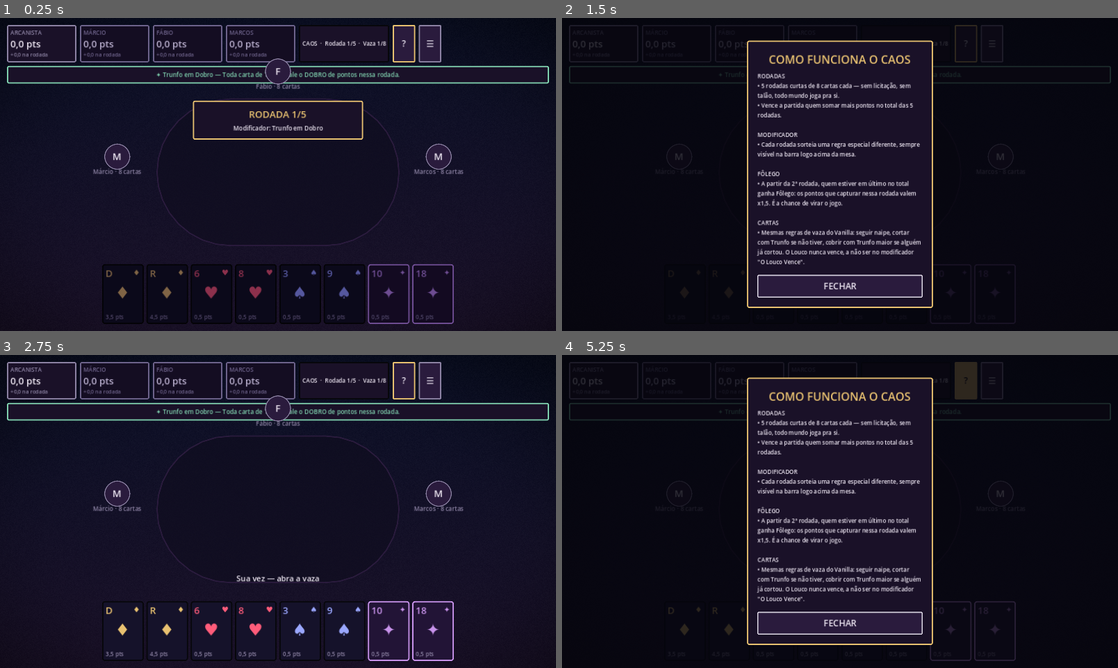
Above: before the commit, frames 1-4 (two rows, left to right).
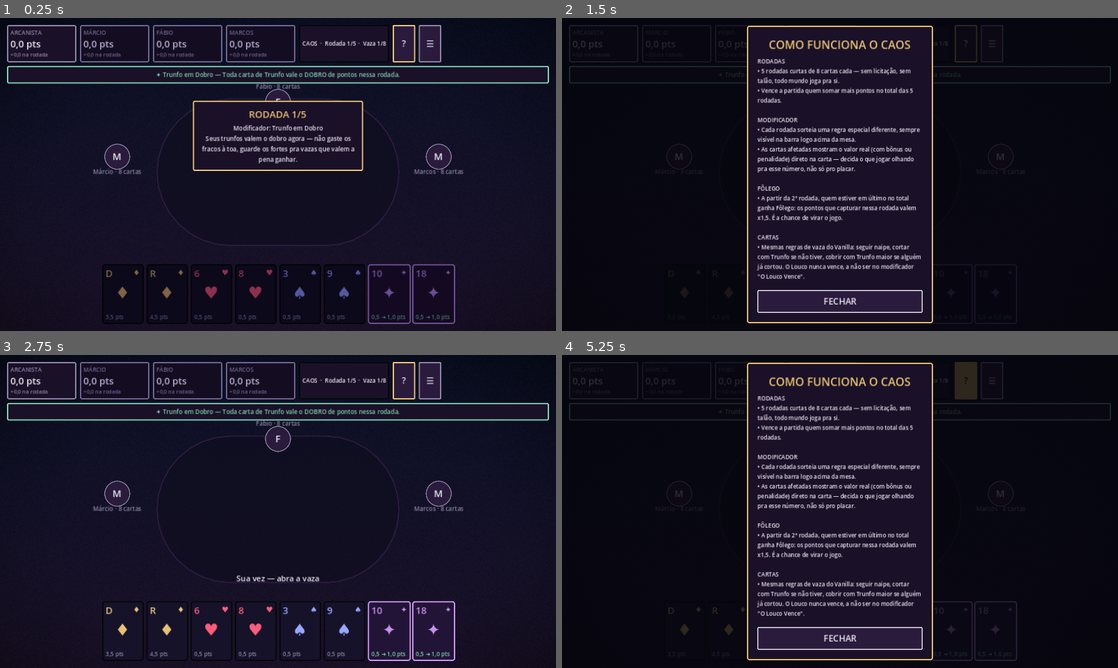
Above: after the commit, the same moments.

Repository: bluumcc/tarolo
Game: Godot game, scene res://scenes/ChaosScene.tscn
Two runs of this game, one before a commit and one after it. Both use one fixed random seed, a clock stepped at 60 frames per second and the inputs below. This scene is started directly instead of the project's main scene.
Inputs:
- Up to frame 1 (0.25 s): no input
- Up to frame 2 (1.5 s): click "?" at 0.5 s; click "☰" at 1.25 s
- Up to frame 3 (2.75 s): click "FECHAR" at 2 s
- Up to frame 4 (5.25 s): click "?" at 2.75 s; click "☰" at 3.5 s; click "FECHAR" at 4.25 s; click "?" at 5 s

The runs differ from the first frame. In frame 1, 1.5% of the frame differs, in the area x 34-82%, y 12-98%; in frame 2, 10%, in the area x 33-67%, y 2-98%; in frame 3, 0.8%; in frame 4, 9.8%.

Commit message:
Modo Caos: corrige avatar sobrepondo a barra de modificador e mostra valor real das cartas
O avatar do jogador do topo (assento 2) podia renderizar acima da área da
mesa e cobrir a barra do modificador quando a mesa ficava mais compacta —
trava a posição mínima pra ele nunca sair da área da mesa.

Modificadores de pontos (Trunfo em Dobro, Reis em Dobro, Naipe Fraco) agora
mostram o valor já ajustado direto na carta, na mão e na mesa, em vez de só
mudar o placar por trás — a decisão de qual carta jogar fica visível.
Também adiciona uma dica de jogada por modificador no banner de início de
rodada.

Co-Authored-By: Claude Sonnet 5 <noreply@anthropic.com>
Claude-Session: https://claude.ai/code/session_011qPhSZ6VtyM6UvSSPJpf4k

Diff:
--- a/scripts/core/chaos_engine.gd
+++ b/scripts/core/chaos_engine.gd
@@ -114,7 +114,7 @@
 
 ## Valor de uma carta já considerando o modificador ativo (não considera Fôlego — esse
 ## se aplica à vaza inteira, não carta a carta).
-func _card_value(c: CardData) -> float:
+func card_value(c: CardData) -> float:
 	var v := c.points()
 	match modifier:
 		ChaosModifiers.Modifier.TRUNFO_DOBRO:
@@ -136,7 +136,7 @@
 	captured[winner].append_array(cards)
 	var base_points := 0.0
 	for c in cards:
-		base_points += _card_value(c)
+		base_points += card_value(c)
 	var mult := 1.0
 	if modifier == ChaosModifiers.Modifier.PRIMEIRA_DOBRO and trick_number == 0:
 		mult *= 2.0
@@ -192,7 +192,7 @@
 func points_of(player: int) -> float:
 	var total := 0.0
 	for c in captured[player]:
-		total += _card_value(c)
+		total += card_value(c)
 	return total
 
 
--- a/scripts/core/chaos_modifiers.gd
+++ b/scripts/core/chaos_modifiers.gd
@@ -33,6 +33,18 @@
 	Modifier.NAIPE_FRACO: "Um naipe sorteado vale só METADE dos pontos nessa rodada.",
 }
 
+## Dica de jogada — o que fazer DIFERENTE por causa do modificador ativo. Mostrada no
+## banner de início de rodada, pra deixar claro que é uma decisão do jogador, não só
+## matemática passiva.
+const TIPS := {
+	Modifier.TRUNFO_DOBRO: "Seus trunfos valem o dobro agora — não gaste os fracos à toa, guarde os fortes pra vazas que valem a pena ganhar.",
+	Modifier.REIS_DOBRO: "Seus Reis valem o dobro — não descarte um Rei numa vaza qualquer, espere o momento certo pra fazer ele valer.",
+	Modifier.LOUCO_VENCE: "O Louco pode roubar a vaza de qualquer naipe comum nessa rodada — use-o como arma, não como fuga.",
+	Modifier.PRIMEIRA_DOBRO: "A 1ª vaza vale dobro — abra com força total, essa é a hora de arriscar.",
+	Modifier.ULTIMA_TRIPLO: "A última vaza vale TRIPLO — segure suas melhores cartas até o fim, mesmo que doa perder vazas no meio.",
+	Modifier.NAIPE_FRACO: "As cartas desse naipe valem metade — livre-se delas cedo, elas não vão te ajudar a pontuar.",
+}
+
 
 static func random_modifier(rng: RandomNumberGenerator) -> int:
 	return ALL[rng.randi_range(0, ALL.size() - 1)]
--- a/scripts/ui/chaos_scene.gd
+++ b/scripts/ui/chaos_scene.gd
@@ -208,6 +208,8 @@
 			pos.x -= 80.0
 			pos.y = maxf(pos.y - 26.0, 0.0)
 		var av_pos := pos + Vector2(80.0 - av_size.x / 2.0, -av_size.y - 6.0)
+		if p == 2:
+			av_pos.y = maxf(av_pos.y, 4.0)
 		avatar.position = av_pos
 		avatar.pivot_offset = av_size / 2.0
 		l.position = pos - Vector2(0, 12)
@@ -247,7 +249,20 @@
 		cv.tapped.connect(_on_card_tapped)
 		cv.play_requested.connect(_on_card_play)
 		cv.zoom_requested.connect(_show_zoom)
+		_apply_modifier_badge(cv, card)
 	_layout_hand.call_deferred()
+
+
+## Mostra na própria carta o valor real dela sob o modificador ativo, pra decisão de
+## qual jogar ser visível e não só matemática escondida no placar.
+func _apply_modifier_badge(cv: CardView, card: CardData) -> void:
+	var base := card.points()
+	var eff := engine.card_value(card)
+	if is_equal_approx(eff, base):
+		return
+	var boosted := eff > base
+	cv.points_label.text = "%s ➜ %s pts" % [UIKit.fmt_dec(base, 1), UIKit.fmt_dec(eff, 1)]
+	cv.points_label.add_theme_color_override("font_color", UIKit.OK if boosted else UIKit.DANGER)
 
 
 func _current_turn_player() -> int:
@@ -332,7 +347,7 @@
 func _announce_round() -> void:
 	var title := "RODADA %d/%d" % [engine.round_index + 1, ChaosEngine.ROUNDS]
 	var mod_text := ChaosModifiers.label(engine.modifier, engine.weak_suit)
-	var body := "Modificador: %s" % mod_text
+	var body := "Modificador: %s\n%s" % [mod_text, str(ChaosModifiers.TIPS[engine.modifier])]
 	if engine.folego_player != -1:
 		body += "\n🔥 Fôlego pra %s (pontos ×%s nessa rodada)" % [str(config["names"][engine.folego_player]), UIKit.fmt_dec(ChaosEngine.FOLEGO_MULT, 1)]
 	_show_round_banner(title, body)
@@ -464,6 +479,7 @@
 	table_center.add_child(cv)
 	cv.set_playable(true)
 	cv.zoom_requested.connect(_show_zoom)
+	_apply_modifier_badge(cv, card)
 	cv.global_position = from
 	cv.scale = Vector2(0.9, 0.9)
 	cv.rotation = randf_range(-0.25, 0.25)
@@ -661,6 +677,7 @@
 
 MODIFICADOR
 • Cada rodada sorteia uma regra especial diferente, sempre visível na barra logo acima da mesa.
+• As cartas afetadas mostram o valor real (com bônus ou penalidade) direto na carta — decida o que jogar olhando pra esse número, não só pro placar.
 
 FÔLEGO
 • A partir da 2ª rodada, quem estiver em último no total ganha Fôlego: os pontos que capturar nessa rodada valem x1,5. É a chance de virar o jogo.
--- a/tests/test_runner.gd
+++ b/tests/test_runner.gd
@@ -260,24 +260,24 @@
 
 
 func _test_chaos() -> void:
-	# _card_value: efeito de cada modificador de pontos.
+	# card_value: efeito de cada modificador de pontos.
 	var e := ChaosEngine.new()
 	e.setup_match({"seed": 11})
 	check((e.hands[0] as Array).size() == ChaosEngine.HAND_SIZE, "Caos: 8 cartas por jogador")
 	check(e.folego_player == -1, "primeira rodada não tem Fôlego (ninguém ficou pra trás ainda)")
 
 	e.modifier = ChaosModifiers.Modifier.TRUNFO_DOBRO
-	check(e._card_value(c(4, 5)) == 1.0, "Trunfo em Dobro: 0,5 vira 1,0")
-	check(e._card_value(c(0, 14)) == 4.5, "Trunfo em Dobro não afeta Rei de naipe comum")
+	check(e.card_value(c(4, 5)) == 1.0, "Trunfo em Dobro: 0,5 vira 1,0")
+	check(e.card_value(c(0, 14)) == 4.5, "Trunfo em Dobro não afeta Rei de naipe comum")
 
 	e.modifier = ChaosModifiers.Modifier.REIS_DOBRO
-	check(e._card_value(c(0, 14)) == 9.0, "Reis em Dobro: Rei de 4,5 vira 9,0")
-	check(e._card_value(c(4, 14)) == 0.5, "Reis em Dobro não afeta Trunfo 14 (não é Rei)")
+	check(e.card_value(c(0, 14)) == 9.0, "Reis em Dobro: Rei de 4,5 vira 9,0")
+	check(e.card_value(c(4, 14)) == 0.5, "Reis em Dobro não afeta Trunfo 14 (não é Rei)")
 
 	e.modifier = ChaosModifiers.Modifier.NAIPE_FRACO
 	e.weak_suit = CardData.Suit.OUROS
-	check(e._card_value(c(0, 14)) == 2.25, "Naipe Fraco: Rei de Ouros de 4,5 vira 2,25")
-	check(e._card_value(c(1, 14)) == 4.5, "Naipe Fraco não afeta naipe diferente do sorteado")
+	check(e.card_value(c(0, 14)) == 2.25, "Naipe Fraco: Rei de Ouros de 4,5 vira 2,25")
+	check(e.card_value(c(1, 14)) == 4.5, "Naipe Fraco não afeta naipe diferente do sorteado")
 
 	# O Louco Vence: TrickRules trata O Louco como Trunfo fraco (perde pra Trunfo real).
 	var louco_plays := [
